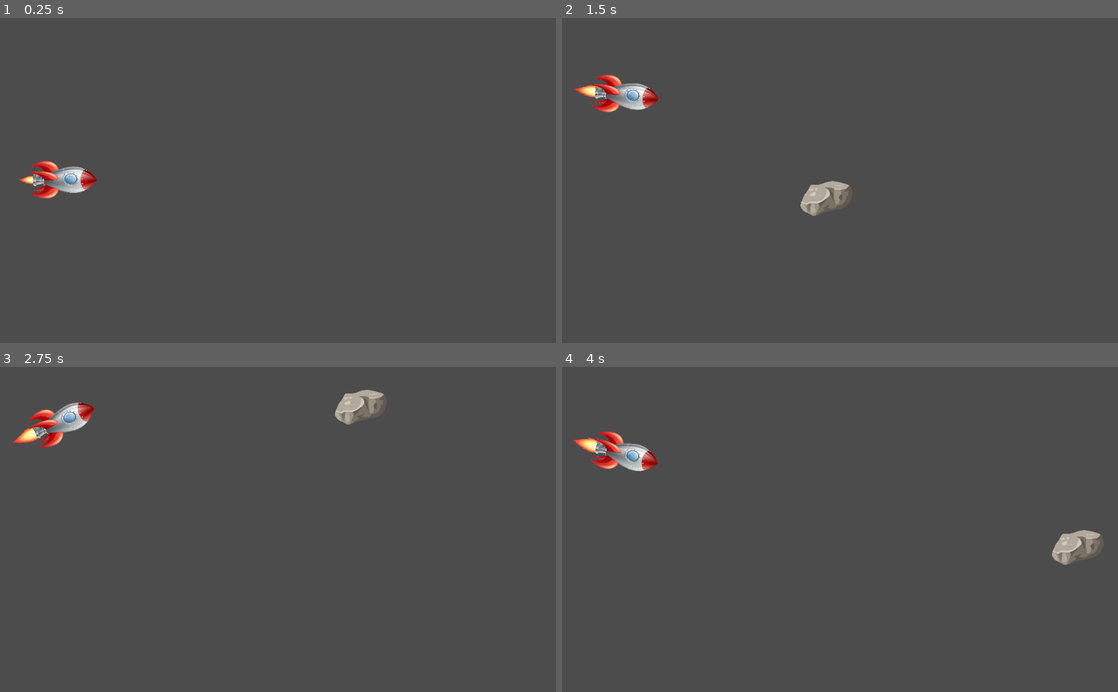
Above: before the commit, frames 1-4 (two rows, left to right).
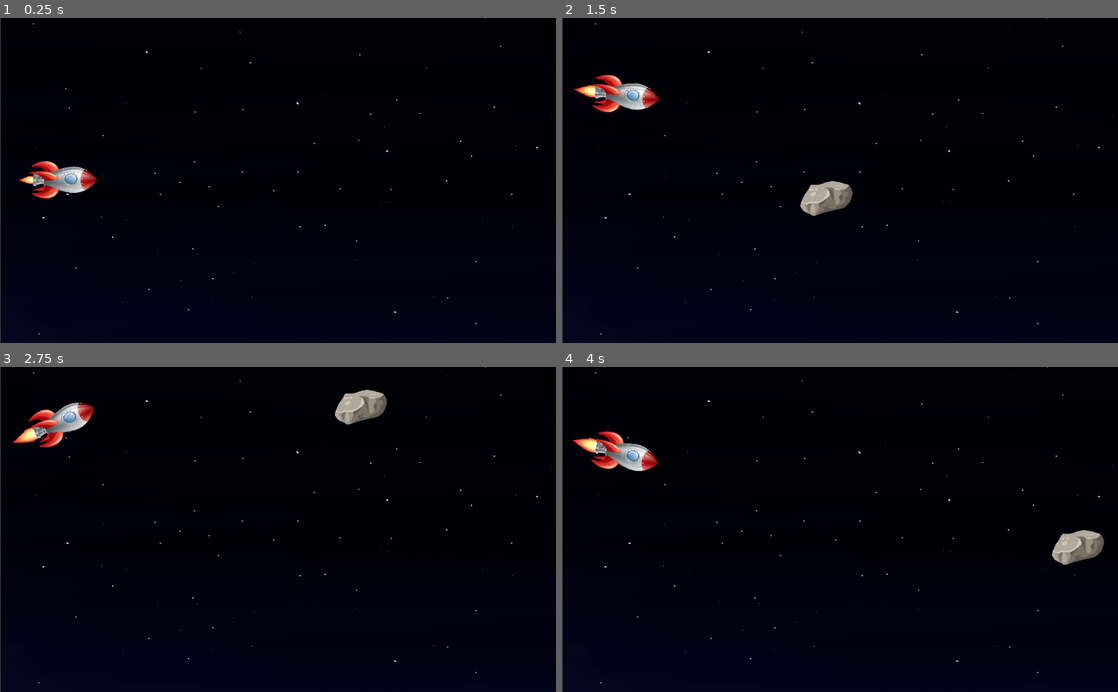
Above: after the commit, the same moments.

Repository: MuskalaMarcin/RocketZero
Game: Godot game, scene res://Main.tscn
Same seed, same stepped clock (60 frames per second), same inputs: the game is played once before the commit and once after it.
Inputs:
- Up to frame 1 (0.25 s): no input
- Up to frame 2 (1.5 s): tap Enter at 0.5 s; hold Up (ui_up) 0.53-1.28 s; hold Down (ui_down) from 1.28 s (still down)
- Up to frame 3 (2.75 s): release Down (ui_down) at 2.03 s; hold Up (ui_up) from 2.03 s (still down)
- Up to frame 4 (4 s): release Up (ui_up) at 3.53 s; hold Down (ui_down) from 3.53 s (still down)

The runs differ from the first frame. In frame 1, 99% of the frame differs, in the area x 0-100%, y 0-100%; in frame 2, 98%; in frame 3, 98%; in frame 4, 98%.

Commit message:
adding background

Diff:
--- a/BackgroundScene.tscn
+++ b/BackgroundScene.tscn
@@ -1,15 +1,12 @@
-[gd_scene format=2]
+[gd_scene load_steps=2 format=2]
 
-[node name="ParallaxBackground" type="ParallaxBackground" index="0"]
+[ext_resource path="res://images/background.jpg" type="Texture" id=1]
 
-layer = -1
-offset = Vector2( 0, 0 )
-rotation = 0.0
-scale = Vector2( 1, 1 )
-transform = Transform2D( 1, 0, 0, 1, 0, 0 )
-scroll_offset = Vector2( 0, 0 )
-scroll_base_offset = Vector2( 0, 0 )
-scroll_base_scale = Vector2( 1, 1 )
-scroll_limit_begin = Vector2( 0, 0 )
-scroll_limit_end = Vector2( 0, 0 )
-scroll_ignore_camera_zoom = false
+[node name="Sprite" type="Sprite" index="0"]
+
+position = Vector2( 512.52, 281.198 )
+scale = Vector2( 0.998404, 0.731663 )
+texture = ExtResource( 1 )
+region_enabled = true
+region_rect = Rect2( 0, 0, 1024, 900 )
+_sections_unfolded = [ "Animation", "Region" ]
--- a/Main.tscn
+++ b/Main.tscn
@@ -1,13 +1,13 @@
 [gd_scene load_steps=4 format=2]
 
-[ext_resource path="res://RocketScene.tscn" type="PackedScene" id=1]
-[ext_resource path="res://RocksScene.tscn" type="PackedScene" id=2]
-[ext_resource path="res://BackgroundScene.tscn" type="PackedScene" id=3]
+[ext_resource path="res://BackgroundScene.tscn" type="PackedScene" id=1]
+[ext_resource path="res://RocketScene.tscn" type="PackedScene" id=2]
+[ext_resource path="res://RocksScene.tscn" type="PackedScene" id=3]
 
 [node name="Node2D" type="Node2D"]
 
-[node name="RocketScene" parent="." index="0" instance=ExtResource( 1 )]
+[node name="BackgroundScene" parent="." index="0" instance=ExtResource( 1 )]
 
-[node name="RocksScene" parent="." index="1" instance=ExtResource( 2 )]
+[node name="RocketScene" parent="." index="1" instance=ExtResource( 2 )]
 
-[node name="BackgroundScene" parent="." index="2" instance=ExtResource( 3 )]
+[node name="RocksScene" parent="." index="2" instance=ExtResource( 3 )]
Binary file added: images/background.jpg
Not shown, added: images/background.jpg.import
